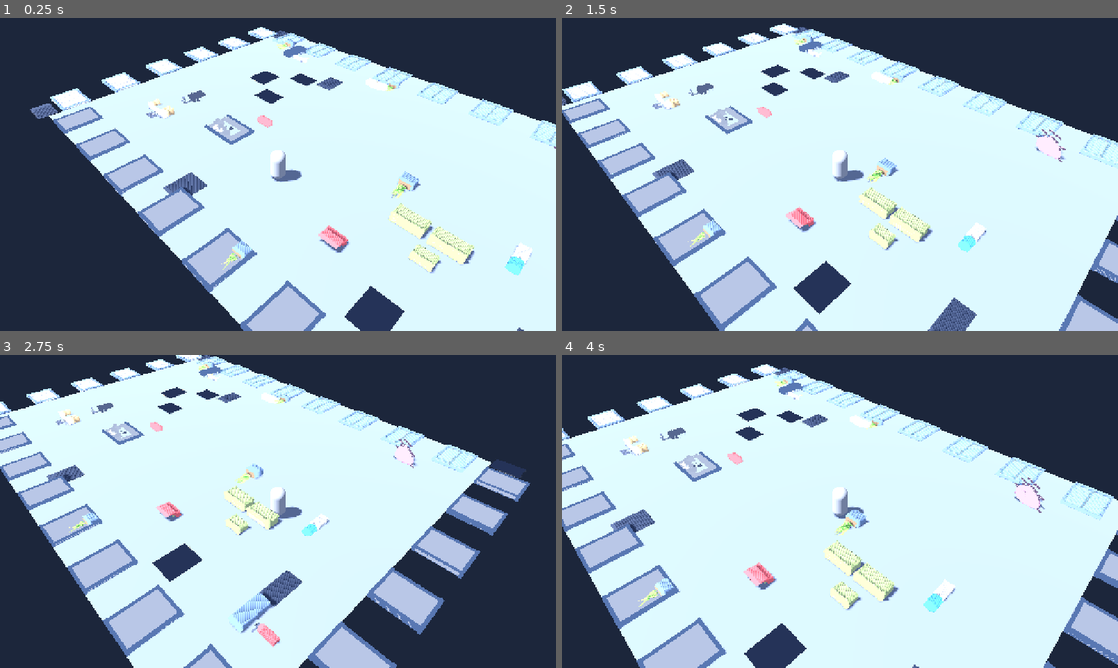
Above: before the commit, frames 1-4 (two rows, left to right).
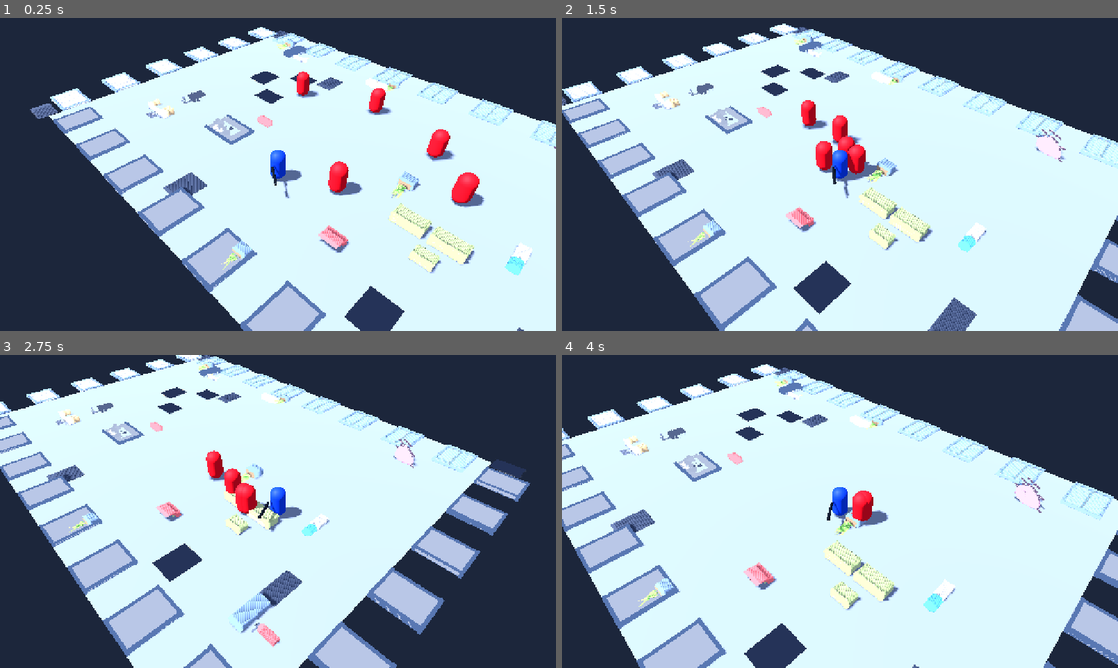
Above: after the commit, the same moments.

Repository: bageus/Infection-shooter
Game: Godot game, scene res://game/bootstrap/app/main.tscn
The game is run twice, just before and just after one commit, with the same random seed, the same clock (stepped at 60 frames per second) and the same inputs.
Inputs (mouse positions are in pixels of both pictures, inside the frame that each line leads up to):
- Up to frame 1 (0.25 s): no input
- Up to frame 2 (1.5 s): move the mouse to (962, 158) at 0.52 s; press the mouse at (962, 158) at 0.53 s; hold D (move_right) 0.53-1.28 s; move the mouse to (728, 190) at 1.27 s; release the mouse at (728, 190) at 1.28 s; hold S (move_down) from 1.28 s (still down); click (728, 190) at 1.35 s
- Up to frame 3 (2.75 s): move the mouse to (333, 442) at 2.02 s; release S (move_down) at 2.03 s; press the mouse at (333, 442) at 2.03 s; hold D (move_right) from 2.03 s (still down)
- Up to frame 4 (4 s): move the mouse to (812, 574) at 2.77 s; release D (move_right) at 2.78 s; release the mouse at (812, 574) at 2.78 s; hold W (move_up) 2.78-3.53 s; click (812, 574) at 2.85 s; move the mouse to (1006, 558) at 3.52 s; press the mouse at (1006, 558) at 3.53 s; hold A (move_left) from 3.53 s (still down)

The runs differ from the first frame. In frame 1, 2.0% of the frame differs, in the area x 48-88%, y 17-61%; in frame 2, 1.5%; in frame 3, 1.1%; in frame 4, 0.7%.

Commit message:
feat: add T002 capsule combat actors

Diff:
--- /dev/null
+++ b/game/features/combat/module.json
@@ -0,0 +1,8 @@
+{
+  "id": "features.combat",
+  "layer": "features",
+  "purpose": "Own prototype firearm cadence and hit resolution.",
+  "state_owner": ["Prototype weapon fire cooldown"],
+  "public_api": ["public/prototype_rifle.tscn"],
+  "dependencies": []
+}
--- /dev/null
+++ b/game/features/combat/prototype_rifle.gd
@@ -0,0 +1,31 @@
+extends Node3D
+
+@export var damage: float = 20.0
+@export var shots_per_second: float = 5.0
+@export var max_range: float = 40.0
+
+var _cooldown_remaining: float = 0.0
+
+
+func _process(delta: float) -> void:
+	_cooldown_remaining = maxf(0.0, _cooldown_remaining - delta)
+
+
+func try_fire() -> bool:
+	if _cooldown_remaining > 0.0:
+		return false
+
+	var from := global_position
+	var direction := -global_transform.basis.z
+	var query := PhysicsRayQueryParameters3D.create(from, from + direction * max_range, 2)
+	query.collide_with_areas = false
+	query.collide_with_bodies = true
+
+	var hit := get_world_3d().direct_space_state.intersect_ray(query)
+	if not hit.is_empty():
+		var collider: Object = hit.get("collider")
+		if collider != null and collider.has_method("take_damage"):
+			collider.call("take_damage", damage)
+
+	_cooldown_remaining = 1.0 / maxf(shots_per_second, 0.01)
+	return true
--- /dev/null
+++ b/game/features/combat/public/prototype_rifle.tscn
@@ -0,0 +1,22 @@
+[gd_scene load_steps=3 format=3]
+
+[ext_resource type="Script" path="res://game/features/combat/prototype_rifle.gd" id="1_weapon_script"]
+
+[sub_resource type="StandardMaterial3D" id="WeaponMaterial"]
+albedo_color = Color(0.08, 0.1, 0.13, 1)
+metallic = 0.35
+roughness = 0.4
+
+[sub_resource type="CapsuleMesh" id="WeaponMesh"]
+material = SubResource("WeaponMaterial")
+radius = 0.12
+height = 1.4
+
+[node name="PrototypeRifle" type="Node3D"]
+script = ExtResource("1_weapon_script")
+
+[node name="Body" type="MeshInstance3D" parent="."]
+position = Vector3(0, 0, -0.55)
+rotation_degrees = Vector3(90, 0, 0)
+scale = Vector3(0.65, 1.0, 0.55)
+mesh = SubResource("WeaponMesh")
--- /dev/null
+++ b/game/features/infected/infected_capsule.gd
@@ -0,0 +1,71 @@
+extends CharacterBody3D
+
+@export var max_health: float = 50.0
+@export var move_speed: float = 4.5
+@export var attack_range: float = 1.2
+@export var attack_damage: float = 15.0
+@export var attack_interval: float = 1.0
+@export var gravity_acceleration: float = 24.0
+
+var health: float
+var _target: Node3D
+var _attack_cooldown: float = 0.0
+
+
+func _ready() -> void:
+	health = max_health
+
+
+func set_target(target: Node3D) -> void:
+	_target = target
+
+
+func take_damage(amount: float) -> void:
+	if amount <= 0.0 or health <= 0.0:
+		return
+	health = maxf(0.0, health - amount)
+	if health <= 0.0:
+		queue_free()
+
+
+func _physics_process(delta: float) -> void:
+	_attack_cooldown = maxf(0.0, _attack_cooldown - delta)
+	if _target == null or not is_instance_valid(_target):
+		velocity.x = 0.0
+		velocity.z = 0.0
+		_apply_gravity(delta)
+		move_and_slide()
+		return
+
+	var offset := _target.global_position - global_position
+	offset.y = 0.0
+	var distance := offset.length()
+
+	if distance > attack_range:
+		var direction := offset.normalized()
+		velocity.x = direction.x * move_speed
+		velocity.z = direction.z * move_speed
+		if direction.length_squared() > 0.0001:
+			look_at(global_position + direction, Vector3.UP)
+	else:
+		velocity.x = 0.0
+		velocity.z = 0.0
+		_try_attack()
+
+	_apply_gravity(delta)
+	move_and_slide()
+
+
+func _apply_gravity(delta: float) -> void:
+	if is_on_floor():
+		velocity.y = 0.0
+	else:
+		velocity.y -= gravity_acceleration * delta
+
+
+func _try_attack() -> void:
+	if _attack_cooldown > 0.0:
+		return
+	if _target != null and _target.has_method("take_damage"):
+		_target.call("take_damage", attack_damage)
+	_attack_cooldown = attack_interval
--- /dev/null
+++ b/game/features/infected/module.json
@@ -0,0 +1,8 @@
+{
+  "id": "features.infected",
+  "layer": "features",
+  "purpose": "Own prototype infected health, pursuit, and melee attack state.",
+  "state_owner": ["Prototype infected health", "Prototype infected attack cooldown"],
+  "public_api": ["public/infected_capsule.tscn"],
+  "dependencies": []
+}
--- /dev/null
+++ b/game/features/infected/public/infected_capsule.tscn
@@ -0,0 +1,27 @@
+[gd_scene load_steps=4 format=3]
+
+[ext_resource type="Script" path="res://game/features/infected/infected_capsule.gd" id="1_enemy_script"]
+
+[sub_resource type="StandardMaterial3D" id="EnemyMaterial"]
+albedo_color = Color(0.72, 0.06, 0.11, 1)
+roughness = 0.7
+
+[sub_resource type="CapsuleMesh" id="EnemyMesh"]
+material = SubResource("EnemyMaterial")
+radius = 0.48
+height = 1.85
+
+[sub_resource type="CapsuleShape3D" id="EnemyShape"]
+radius = 0.48
+height = 1.85
+
+[node name="InfectedCapsule" type="CharacterBody3D"]
+script = ExtResource("1_enemy_script")
+collision_layer = 2
+collision_mask = 1
+
+[node name="Body" type="MeshInstance3D" parent="."]
+mesh = SubResource("EnemyMesh")
+
+[node name="CollisionShape3D" type="CollisionShape3D" parent="."]
+shape = SubResource("EnemyShape")
--- /dev/null
+++ b/game/features/infection_source/module.json
@@ -0,0 +1,8 @@
+{
+  "id": "features.infection_source",
+  "layer": "features",
+  "purpose": "Expose the prototype infection source as a reusable authored scene.",
+  "state_owner": [],
+  "public_api": ["public/infection_source.tscn"],
+  "dependencies": []
+}
--- /dev/null
+++ b/game/features/infection_source/public/infection_source.tscn
@@ -0,0 +1,28 @@
+[gd_scene load_steps=4 format=3]
+
+[ext_resource type="PackedScene" path="res://models/objects/33_alien_growth.glb" id="1_growth"]
+
+[sub_resource type="SphereShape3D" id="SourceBodyShape"]
+radius = 1.7
+
+[sub_resource type="CylinderShape3D" id="MutagenShape"]
+radius = 3.2
+height = 1.5
+
+[node name="InfectionSource" type="Node3D"]
+
+[node name="Growth" parent="." instance=ExtResource("1_growth")]
+
+[node name="Body" type="StaticBody3D" parent="."]
+
+[node name="CollisionShape3D" type="CollisionShape3D" parent="Body"]
+position = Vector3(0, 1.2, 0)
+shape = SubResource("SourceBodyShape")
+
+[node name="MutagenArea" type="Area3D" parent="."]
+collision_layer = 0
+collision_mask = 1
+
+[node name="CollisionShape3D" type="CollisionShape3D" parent="MutagenArea"]
+position = Vector3(0, 0.75, 0)
+shape = SubResource("MutagenShape")
--- a/game/features/player/module.json
+++ b/game/features/player/module.json
@@ -1,12 +1,8 @@
 {
   "id": "features.player",
   "layer": "features",
-  "purpose": "Own the playable character movement state and expose the player scene.",
-  "state_owner": [
-    "Player movement velocity"
-  ],
-  "public_api": [
-    "public/player.tscn"
-  ],
-  "dependencies": []
+  "purpose": "Own playable character movement, health, aiming, and expose the player scene.",
+  "state_owner": ["Player movement velocity", "Player prototype health"],
+  "public_api": ["public/player.tscn"],
+  "dependencies": ["features.combat"]
 }
--- a/game/features/player/player_movement.gd
+++ b/game/features/player/player_movement.gd
@@ -2,36 +2,62 @@
 
 @export var move_speed: float = 6.0
 @export var gravity_acceleration: float = 24.0
+@export var max_health: float = 100.0
 
 @onready var camera: Camera3D = $CameraRig/Camera3D
+@onready var aim_pivot: Node3D = $AimPivot
+@onready var weapon: Node3D = $AimPivot/PrototypeRifle
+
+var health: float
+
+
+func _ready() -> void:
+	health = max_health
 
 
 func _physics_process(delta: float) -> void:
-	var input_vector := Input.get_vector(
-		"move_left",
-		"move_right",
-		"move_up",
-		"move_down"
-	)
+	_update_aim()
+	_update_movement(delta)
+	if Input.is_action_pressed("fire"):
+		weapon.call("try_fire")
 
+
+func take_damage(amount: float) -> void:
+	if amount <= 0.0 or health <= 0.0:
+		return
+	health = maxf(0.0, health - amount)
+
+
+func _update_movement(delta: float) -> void:
+	var input_vector := Input.get_vector("move_left", "move_right", "move_up", "move_down")
 	var forward := -camera.global_transform.basis.z
 	forward.y = 0.0
 	forward = forward.normalized()
-
 	var right := camera.global_transform.basis.x
 	right.y = 0.0
 	right = right.normalized()
-
 	var direction := right * input_vector.x + forward * -input_vector.y
 	if direction.length_squared() > 1.0:
 		direction = direction.normalized()
-
 	velocity.x = direction.x * move_speed
 	velocity.z = direction.z * move_speed
-
 	if is_on_floor():
 		velocity.y = 0.0
 	else:
 		velocity.y -= gravity_acceleration * delta
+	move_and_slide()
 
-	move_and_slide()
+
+func _update_aim() -> void:
+	var mouse_position := get_viewport().get_mouse_position()
+	var ray_origin := camera.project_ray_origin(mouse_position)
+	var ray_direction := camera.project_ray_normal(mouse_position)
+	var aim_plane := Plane(Vector3.UP, global_position.y)
+	var distance = aim_plane.intersects_ray(ray_origin, ray_direction)
+	if distance == null:
+		return
+	var target: Vector3 = ray_origin + ray_direction * distance
+	var flat_target := Vector3(target.x, aim_pivot.global_position.y, target.z)
+	if aim_pivot.global_position.distance_squared_to(flat_target) <= 0.0001:
+		return
+	aim_pivot.look_at(flat_target, Vector3.UP)
--- a/game/features/player/public/player.tscn
+++ b/game/features/player/public/player.tscn
@@ -1,8 +1,14 @@
-[gd_scene load_steps=4 format=3]
+[gd_scene load_steps=5 format=3]
 
 [ext_resource type="Script" path="res://game/features/player/player_movement.gd" id="1_player_script"]
+[ext_resource type="PackedScene" path="res://game/features/combat/public/prototype_rifle.tscn" id="2_weapon"]
+
+[sub_resource type="StandardMaterial3D" id="PlayerMaterial"]
+albedo_color = Color(0.06, 0.2, 0.62, 1)
+roughness = 0.65
 
 [sub_resource type="CapsuleMesh" id="CapsuleMesh_player"]
+material = SubResource("PlayerMaterial")
 radius = 0.45
 height = 1.8
 
@@ -15,8 +21,13 @@
 collision_layer = 1
 collision_mask = 1
 
-[node name="Body" type="MeshInstance3D" parent="."]
+[node name="AimPivot" type="Node3D" parent="."]
+
+[node name="Body" type="MeshInstance3D" parent="AimPivot"]
 mesh = SubResource("CapsuleMesh_player")
+
+[node name="PrototypeRifle" parent="AimPivot" instance=ExtResource("2_weapon")]
+position = Vector3(0.38, 0.2, -0.55)
 
 [node name="CollisionShape3D" type="CollisionShape3D" parent="."]
 shape = SubResource("CapsuleShape_player")
--- a/game/presentation/office_floor/module.json
+++ b/game/presentation/office_floor/module.json
@@ -1,12 +1,8 @@
 {
   "id": "presentation.office_floor",
   "layer": "presentation",
-  "purpose": "Present a hand-authored office combat floor assembled from reusable model scenes.",
+  "purpose": "Present a hand-authored office combat floor assembled from reusable model and gameplay scenes.",
   "state_owner": [],
-  "public_api": [
-    "public/office_floor.tscn"
-  ],
-  "dependencies": [
-    "features.player"
-  ]
+  "public_api": ["public/office_floor.tscn"],
+  "dependencies": ["features.player", "features.infected", "features.infection_source"]
 }
--- /dev/null
+++ b/game/presentation/office_floor/office_floor.gd
@@ -0,0 +1,16 @@
+extends Node3D
+
+@onready var player: Node3D = $Player
+@onready var enemies: Array[Node] = [
+	$Enemies/Infected01,
+	$Enemies/Infected02,
+	$Enemies/Infected03,
+	$Enemies/Infected04,
+	$Enemies/Infected05,
+]
+
+
+func _ready() -> void:
+	for enemy in enemies:
+		if enemy != null and enemy.has_method("set_target"):
+			enemy.call("set_target", player)
--- a/game/presentation/office_floor/public/office_floor.tscn
+++ b/game/presentation/office_floor/public/office_floor.tscn
@@ -27,6 +27,9 @@
 [ext_resource type="PackedScene" path="res://models/objects/06_wall_broken.glb" id="25_broken_wall"]
 [ext_resource type="PackedScene" path="res://models/objects/13_table_long.glb" id="26_table_long"]
 [ext_resource type="PackedScene" path="res://models/objects/09_standing_desk.glb" id="27_standing_desk"]
+[ext_resource type="Script" path="res://game/presentation/office_floor/office_floor.gd" id="28_floor_script"]
+[ext_resource type="PackedScene" path="res://game/features/infected/public/infected_capsule.tscn" id="29_enemy"]
+[ext_resource type="PackedScene" path="res://game/features/infection_source/public/infection_source.tscn" id="30_source"]
 
 [sub_resource type="StandardMaterial3D" id="FloorMaterial"]
 albedo_color = Color(0.42, 0.45, 0.5, 1)
@@ -56,6 +59,7 @@
 tonemap_mode = 2
 
 [node name="OfficeFloor" type="Node3D"]
+script = ExtResource("28_floor_script")
 
 [node name="WorldEnvironment" type="WorldEnvironment" parent="."]
 environment = SubResource("OfficeEnvironment")
@@ -261,7 +265,7 @@
 [node name="PlantSouth" parent="Interior" instance=ExtResource("11_plant_medium")]
 position = Vector3(2.5, 0, 9.5)
 
-[node name="AlienGrowth" parent="Interior" instance=ExtResource("21_growth")]
+[node name="InfectionSource" parent="Interior" instance=ExtResource("30_source")]
 position = Vector3(11.5, 0, -8.5)
 rotation_degrees = Vector3(0, -35, 0)
 
@@ -272,3 +276,21 @@
 
 [node name="Player" parent="." instance=ExtResource("1_player")]
 position = Vector3(0, 1, 5)
+
+
+[node name="Enemies" type="Node3D" parent="."]
+
+[node name="Infected01" parent="Enemies" instance=ExtResource("29_enemy")]
+position = Vector3(-6, 1, -4)
+
+[node name="Infected02" parent="Enemies" instance=ExtResource("29_enemy")]
+position = Vector3(0, 1, -6)
+
+[node name="Infected03" parent="Enemies" instance=ExtResource("29_enemy")]
+position = Vector3(6, 1, -4)
+
+[node name="Infected04" parent="Enemies" instance=ExtResource("29_enemy")]
+position = Vector3(9, 1, -1)
+
+[node name="Infected05" parent="Enemies" instance=ExtResource("29_enemy")]
+position = Vector3(4, 1, 3)
--- a/project.godot
+++ b/project.godot
@@ -41,6 +41,11 @@
 "events": [Object(InputEventKey,"physical_keycode":83,"unicode":115)]
 }
 
+fire={
+"deadzone": 0.5,
+"events": [Object(InputEventMouseButton,"button_index":1)]
+}
+
 [rendering]
 
 renderer/rendering_method="gl_compatibility"
Not shown: 1 places in game/presentation/office_floor/public/office_floor.tscn that only renumber resources
Not shown, changed: ACTIVE_TASK.md
Not shown, changed: PROJECT_STATE.md
